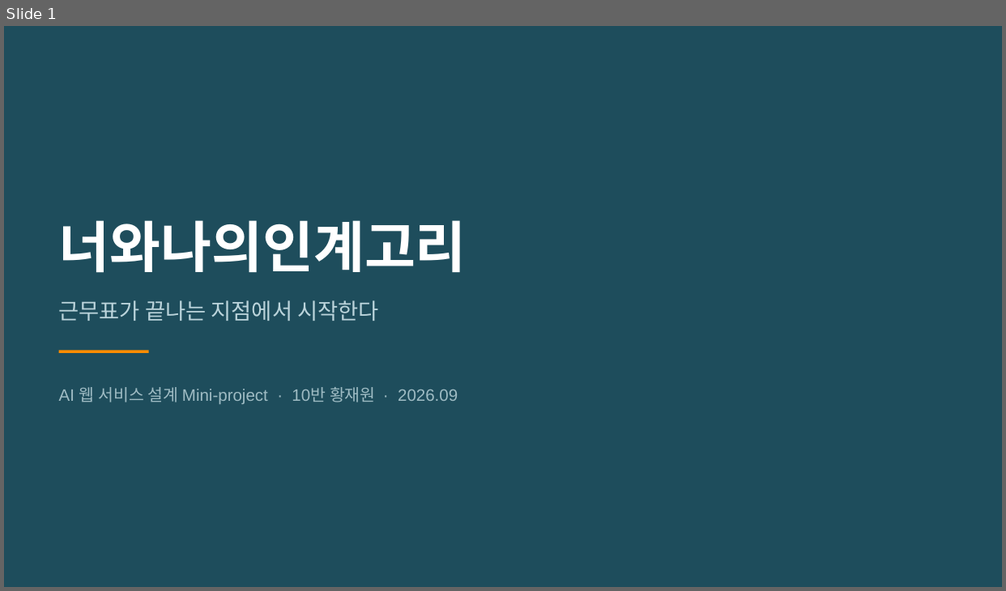
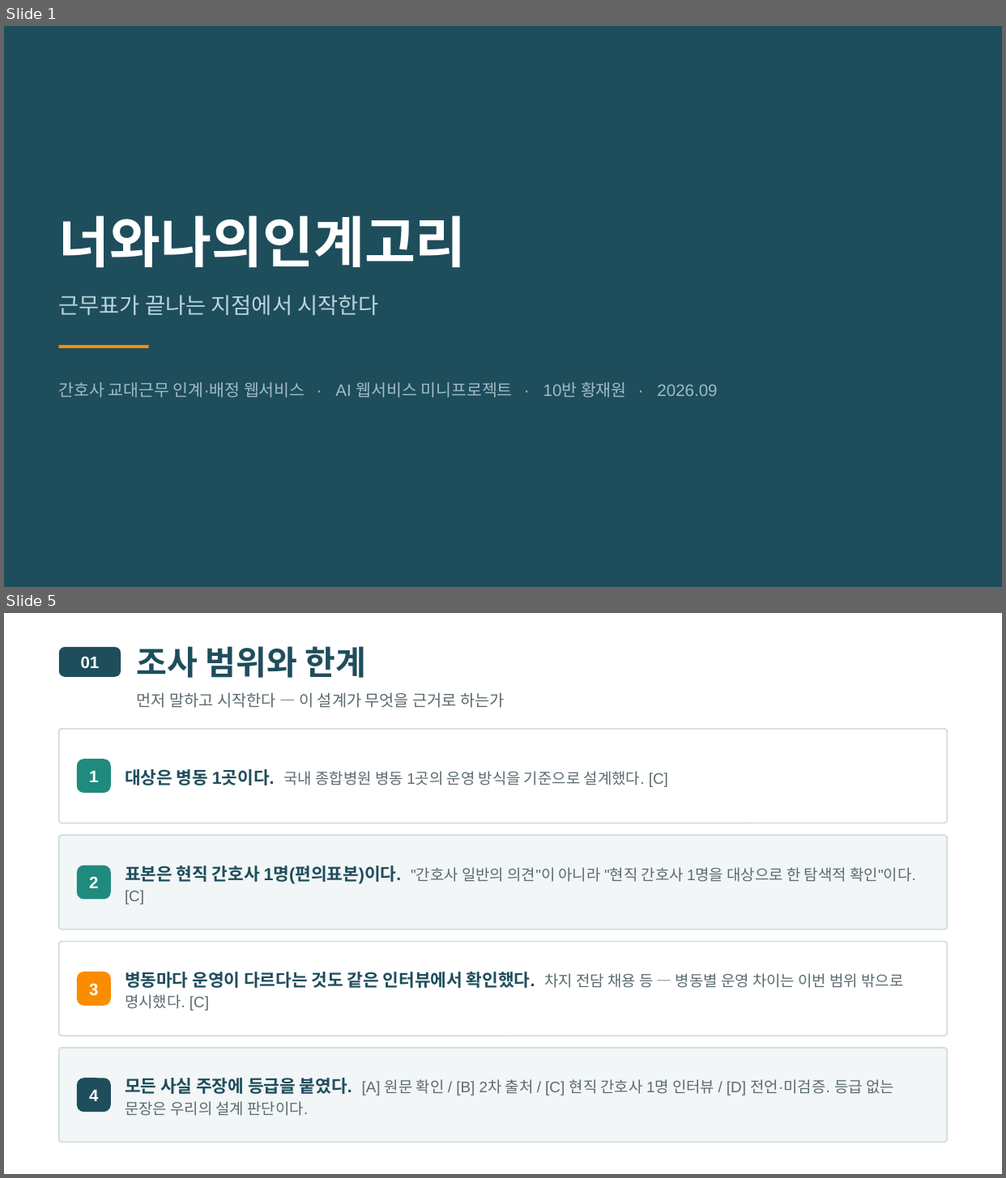
Before and after one commit to wodnjs2020136144/skala-webservice-mini, a slide deck: deliverables/10반_황재원_너와나의인계고리-개요.pptx. Shown one above the other, each under a label of ours: slide 1 before the commit, slides 1 and 5 after it; the slides between them are not shown. The pictures are 1006x591 and 1006x1178 pixels, drawn with LibreOffice and Linux fonts; fonts in the diff are those of the drawing. Boxes give left, top, right and bottom in pixels: in the first picture for what was removed or moved away, otherwise in the second. Text is boxed around its words. In the diff, an @@ line names an element or a change of style, - is before the commit and + after.

```diff
--- a/deliverables/10반_황재원_너와나의인계고리-개요.pptx
+++ b/deliverables/10반_황재원_너와나의인계고리-개요.pptx
@@ slide 5 added at <box>4,613,1002,1174</box>, background #FFFFFF @@
@@ rounded rectangle added at <box>59,647,121,677</box>, fill #1E4D5C @@
@@ text added at <box>81,656,100,668</box>, 12 pt, text #FFFFFF, bold @@
+01
@@ text added at <box>137,646,366,678</box>, 24 pt, text #1E4D5C, bold @@
+조사 범위와 한계
@@ text added at <box>137,692,504,708</box>, 11.5 pt, text #5B6B70 @@
+먼저 말하고 시작한다 — 이 설계가 무엇을 근거로 하는가
@@ rounded rectangle added at <box>59,729,947,824</box>, fill #FFFFFF, outline #CFDDE1 1 pt @@
@@ rounded rectangle added at <box>77,759,111,793</box>, fill #1F8A7E @@
@@ text added at <box>89,771,98,782</box>, 12 pt, text #FFFFFF, bold @@
+1
@@ text added at <box>125,769,668,787</box>, 11 pt, text #5B6B70 @@
+대상은 병동 1곳이다. 국내 종합병원 병동 1곳의 운영 방식을 기준으로 설계했다. [C]
@@ rounded rectangle added at <box>59,836,947,931</box>, fill #F2F6F7, outline #CFDDE1 1 pt @@
@@ rounded rectangle added at <box>77,866,111,900</box>, fill #1F8A7E @@
@@ text added at <box>89,876,98,888</box>, 12 pt, text #FFFFFF, bold @@
+2
@@ text added at <box>125,866,916,905</box>, 11 pt, text #5B6B70 @@
+표본은 현직 간호사 1명(편의표본)이다. "간호사 일반의 의견"이 아니라 "현직 간호사 1명을 대상으로 한 탐색적 확인"이다. [C]
@@ rounded rectangle added at <box>59,941,947,1036</box>, fill #FFFFFF, outline #CFDDE1 1 pt @@
@@ rounded rectangle added at <box>77,973,111,1006</box>, fill #FB8C00 @@
@@ text added at <box>125,972,903,1011</box>, 11 pt, text #5B6B70 @@
+병동마다 운영이 다르다는 것도 같은 인터뷰에서 확인했다. 차지 전담 채용 등 — 병동별 운영 차이는 이번 범위 밖으로 명시했다. [C]
@@ text added at <box>89,983,98,996</box>, 12 pt, text #FFFFFF, bold @@
+3
@@ rounded rectangle added at <box>59,1048,947,1143</box>, fill #F2F6F7, outline #CFDDE1 1 pt @@
@@ rounded rectangle added at <box>77,1078,111,1112</box>, fill #1E4D5C @@
@@ text added at <box>89,1090,98,1101</box>, 12 pt, text #FFFFFF, bold @@
+4
@@ text added at <box>125,1078,894,1116</box>, 11 pt, text #5B6B70 @@
+모든 사실 주장에 등급을 붙였다. [A] 원문 확인 / [B] 2차 출처 / [C] 현직 간호사 1명 인터뷰 / [D] 전언·미검증. 등급 없는 문장은 우리의 설계 판단이다.
@@ slide 1 changed as well @@
@@ 2 texts, 1 rectangle: place and size @@
-2 texts, 1 rectangle at <box>59,220,467,353</box>
+2 texts, 1 rectangle at <box>59,216,467,348</box>
@@ text at <box>59,382,717,398</box>: text changed @@
-AI 웹 서비스 설계 Mini-project · 10반 황재원 · 2026.09
+간호사 교대근무 인계·배정 웹서비스 · AI 웹서비스 미니프로젝트 · 10반 황재원 · 2026.09
```
Also in this commit, not shown: 4 other slides changed, 24 other slides added, 23 slides removed, 16 other files.
